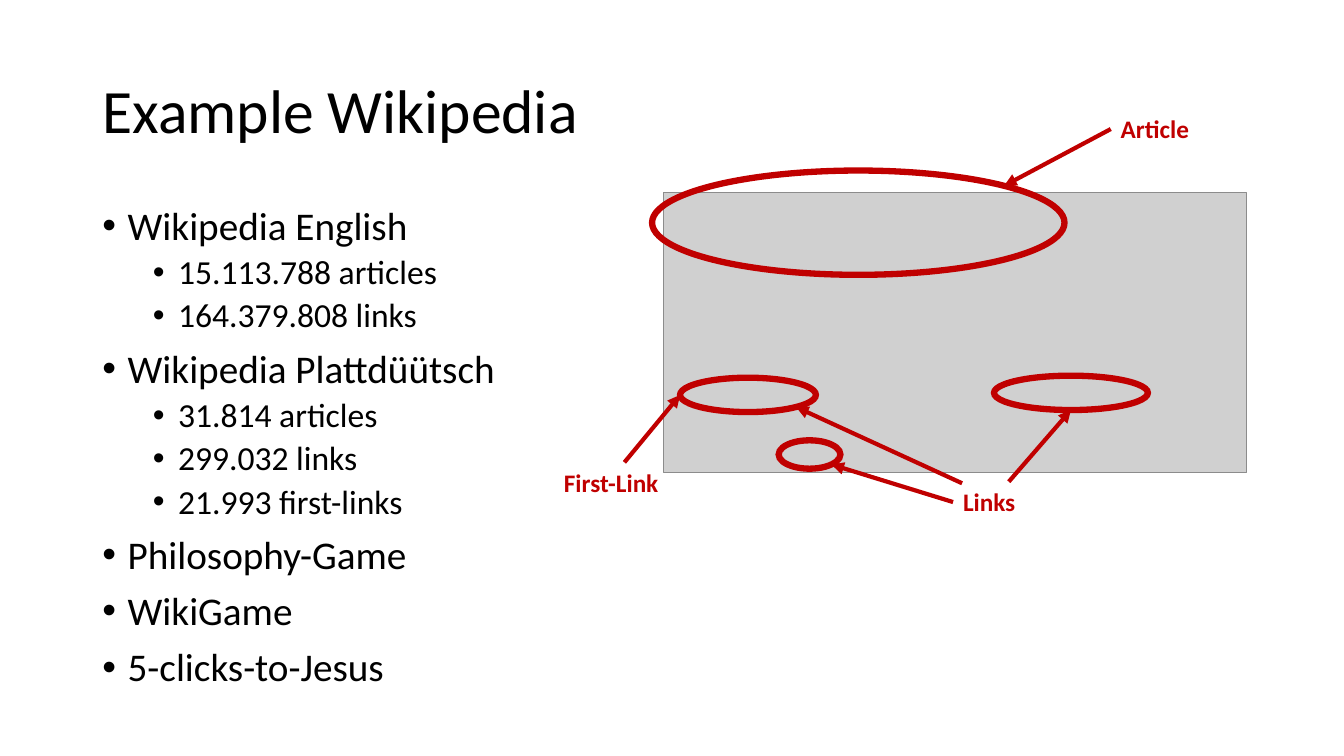
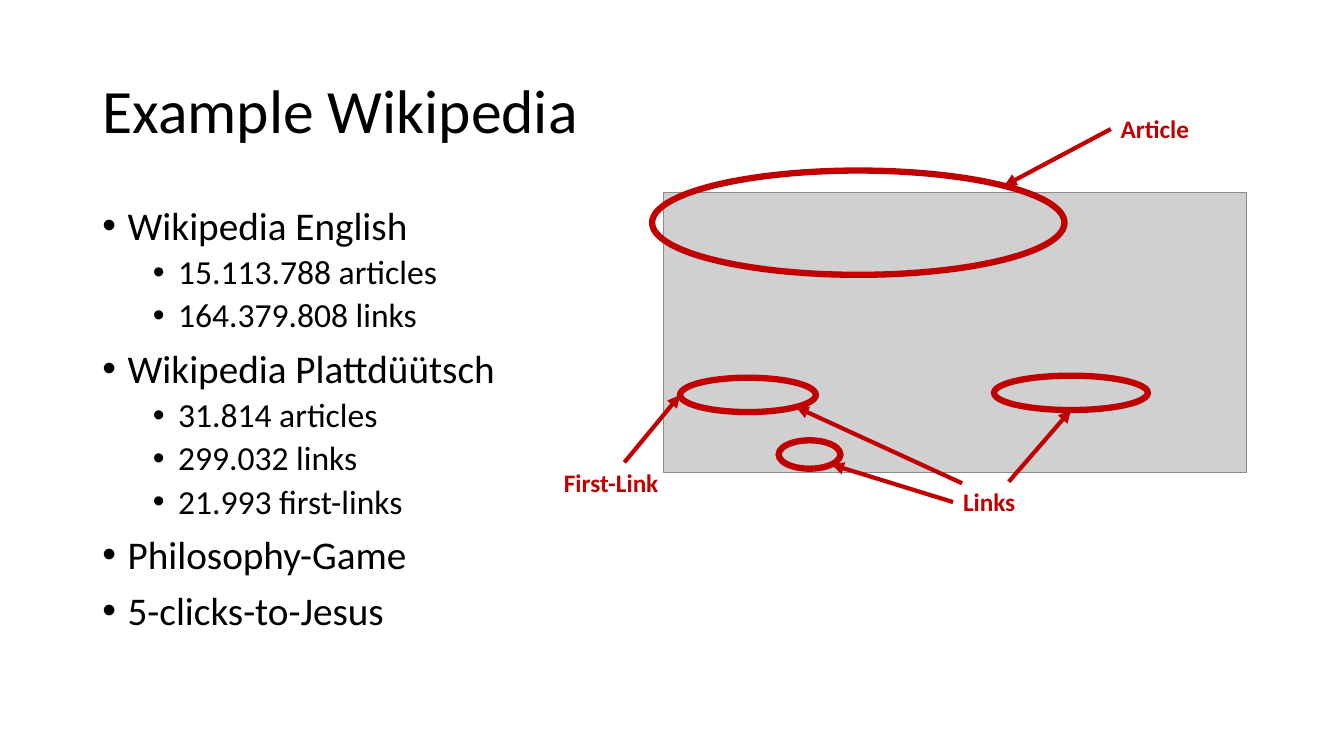
Before and after one commit to bernhardmgruber/philosophywiki, a slide deck: slide 5 of doc/presentation/Presentation.pptx. Drawn at 1344x756 pixels with LibreOffice and Linux fonts; fonts in the diff are those of the drawing; grey boxes stand for pictures. Boxes give left, top, right and bottom in pixels: in the first picture for what was removed or moved away, otherwise in the second. Text is boxed around its words. In the diff, an @@ line names an element or a change of style, - is before the commit and + after.

```diff
--- a/doc/presentation/Presentation.pptx
+++ b/doc/presentation/Presentation.pptx
@@ text at (128, 597, 293, 626): paragraph removed @@
-• WikiGame
```
Also in this commit, not shown: 1 other slide changed, 2 slides added.
